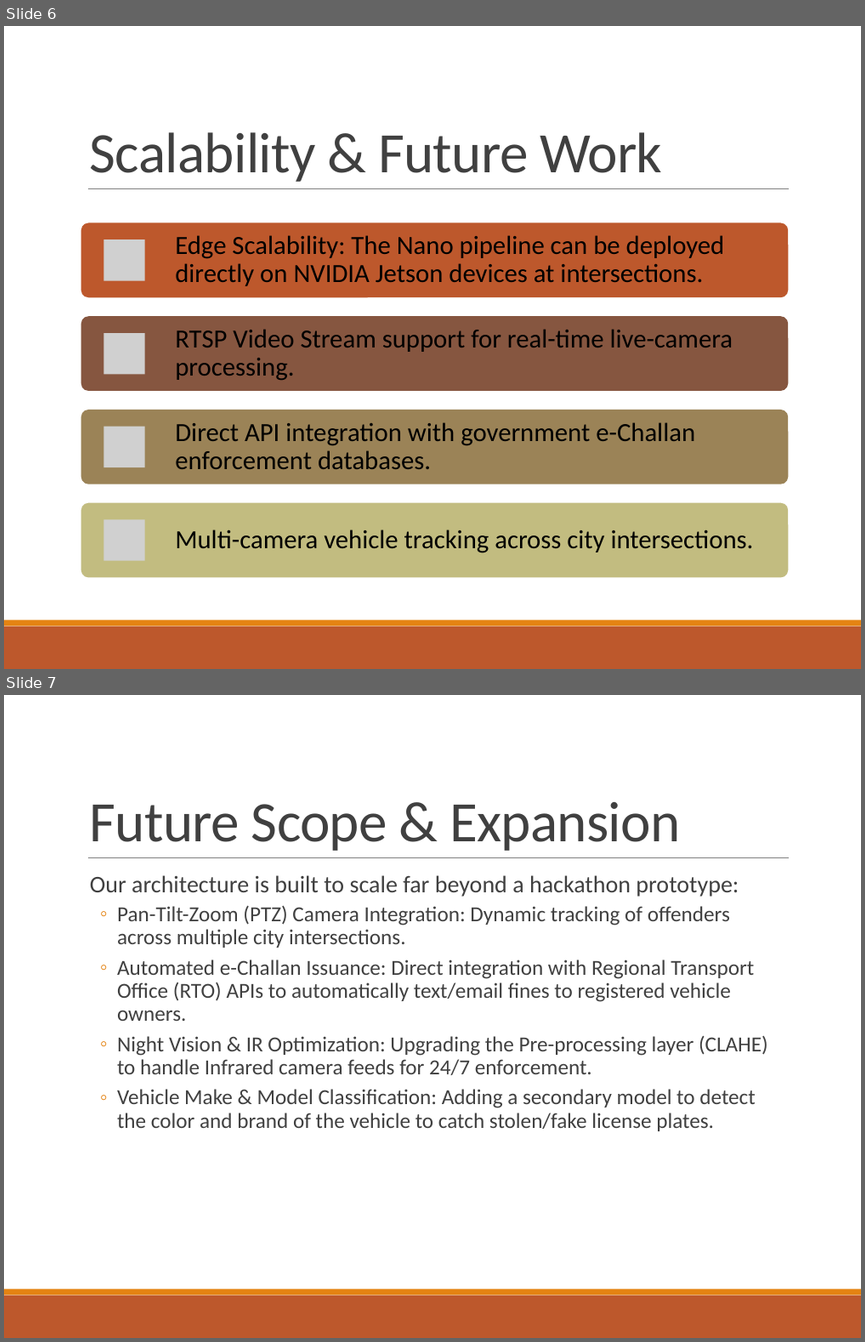
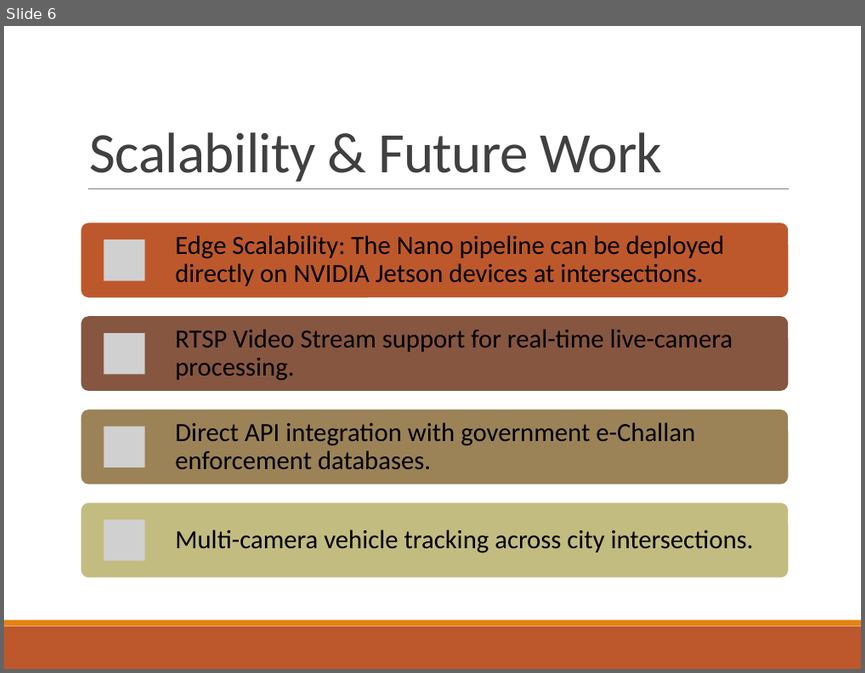
Before and after one commit to KeshavGupta-0/GridLock-AI-Automated-Real-Time-Traffic-Violation-Enforcement-System, a slide deck: Gridlock_Pitch_Deck.pptx. Shown one above the other, each under a label of ours: slides 6 and 7 before the commit, slide 6 after it. The pictures are 865x1342 and 865x673 pixels, drawn with LibreOffice and Linux fonts; fonts in the diff are those of the drawing; grey boxes stand for pictures. Boxes give left, top, right and bottom in pixels: in the first picture for what was removed or moved away, otherwise in the second. Text is boxed around its words. In the diff, an @@ line names an element or a change of style, - is before the commit and + after.

```diff
--- a/Gridlock_Pitch_Deck.pptx
+++ b/Gridlock_Pitch_Deck.pptx
@@ slide 7 removed at box(4, 695, 861, 1338), background #FFFFFF; not listed: 3 template elements that a slide beside it also shows @@
@@ title removed at box(90, 802, 680, 851) @@
-Future Scope & Expansion
@@ text removed at box(90, 875, 768, 1131) @@
-  Our architecture is built to scale far beyond a hackathon prototype:
-  ◦ Pan-Tilt-Zoom (PTZ) Camera Integration: Dynamic tracking of offenders across multiple city intersections.
-  ◦ Automated e-Challan Issuance: Direct integration with Regional Transport Office (RTO) APIs to automatically text/email fines to registered vehicle owners.
-  ◦ Night Vision & IR Optimization: Upgrading the Pre-processing layer (CLAHE) to handle Infrared camera feeds for 24/7 enforcement.
-  ◦ Vehicle Make & Model Classification: Adding a secondary model to detect the color and brand of the vehicle to catch stolen/fake license plates.
```
Also in this commit, not shown: 1 other file.
